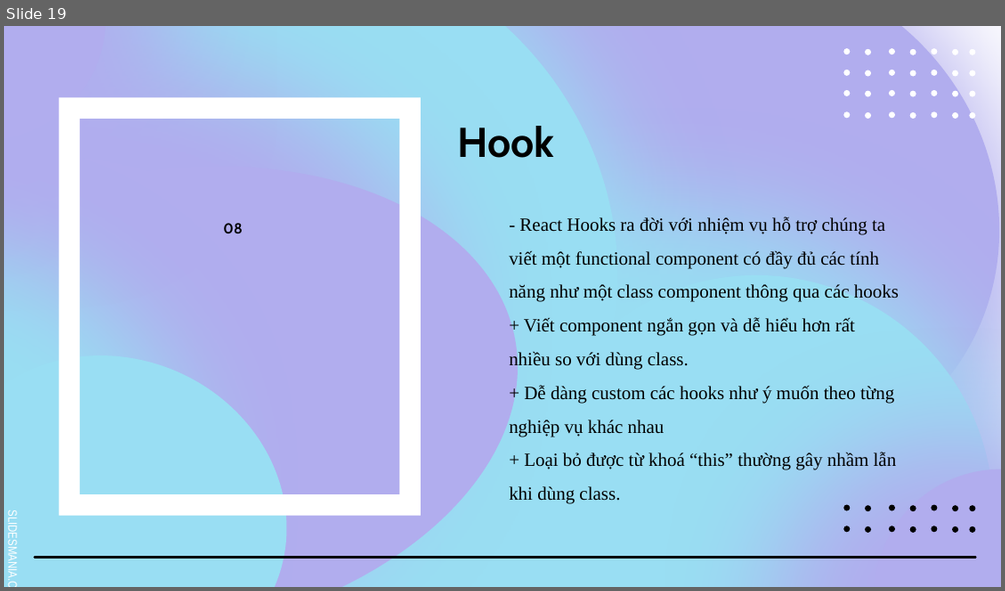
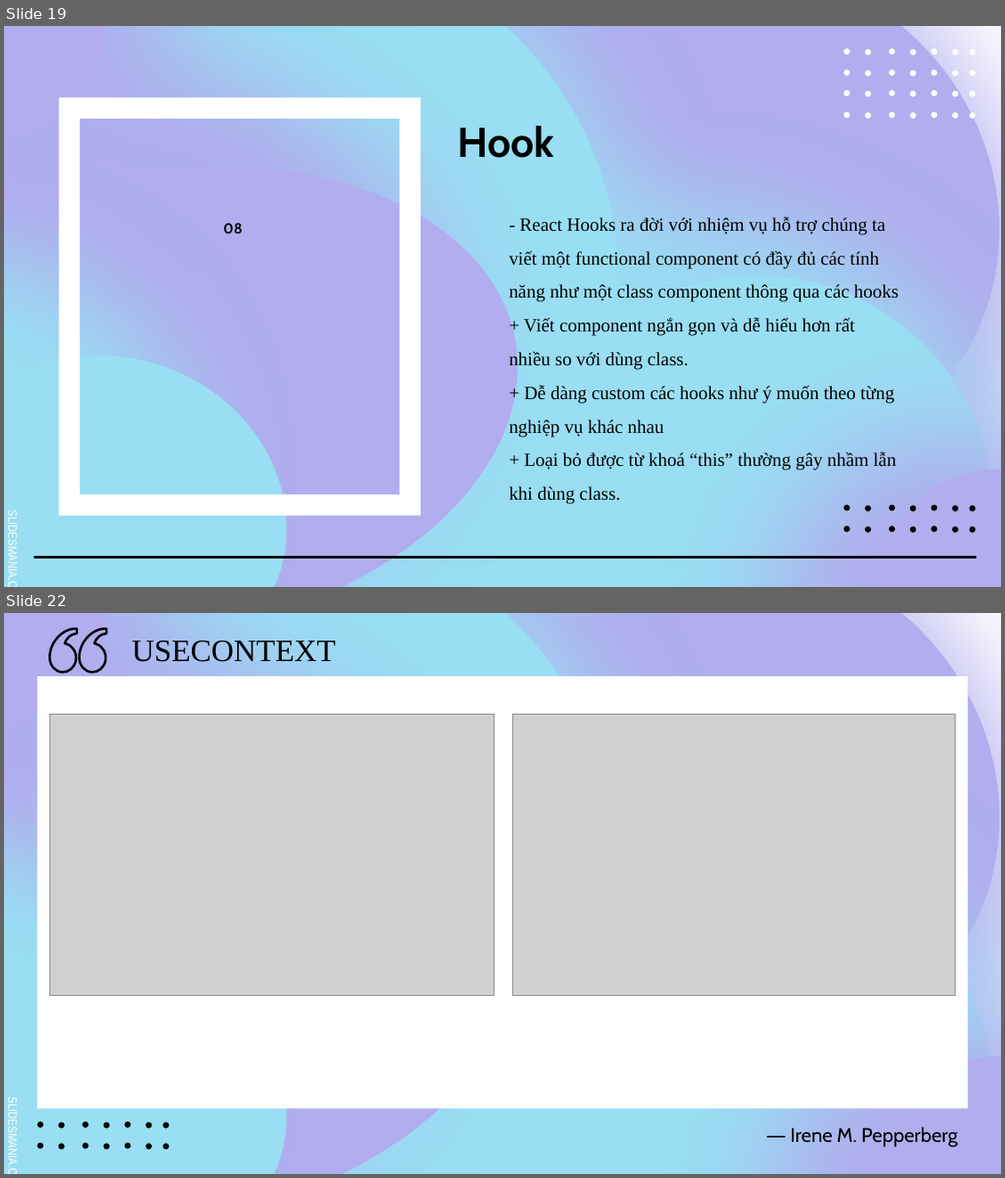
Before and after one commit to chinhan3966/react-project-mp3, a slide deck: PowperPoint_React.pptx. Shown one above the other, each under a label of ours: slide 19 before the commit, slides 19 and 22 after it; the slides between them are not shown. The pictures are 1005x591 and 1005x1178 pixels, drawn with LibreOffice and Linux fonts; fonts in the diff are those of the drawing; grey boxes stand for pictures. Boxes give left, top, right and bottom in pixels: in the first picture for what was removed or moved away, otherwise in the second. Text is boxed around its words. In the diff, an @@ line names an element or a change of style, - is before the commit and + after.

```diff
--- a/PowperPoint_React.pptx
+++ b/PowperPoint_React.pptx
@@ slide 22 added at (4, 613, 1001, 1174), background #FFFFFF; not listed: 9 template elements that a slide beside it also shows @@
@@ freeform shape added at (49, 629, 77, 672), outline #000000 2.25 pt @@
@@ freeform shape added at (80, 629, 106, 672), outline #000000 2.25 pt @@
@@ text added at (132, 641, 336, 662), 30 pt, text #000000 @@
+USECONTEXT
@@ rectangle added at (37, 676, 968, 1109), fill #FFFFFF @@
@@ picture added at (49, 714, 494, 995) @@
@@ picture added at (513, 714, 955, 995) @@
@@ group added at (37, 1121, 169, 1149): 14 freeform shapes @@
@@ subtitle added at (790, 1127, 957, 1147), 19 pt, text #000000 @@
+― Irene M. Pepperberg
```
Also in this commit, not shown: 2 slides changed, 4 other slides added, 5 slides removed, 2 other files.
